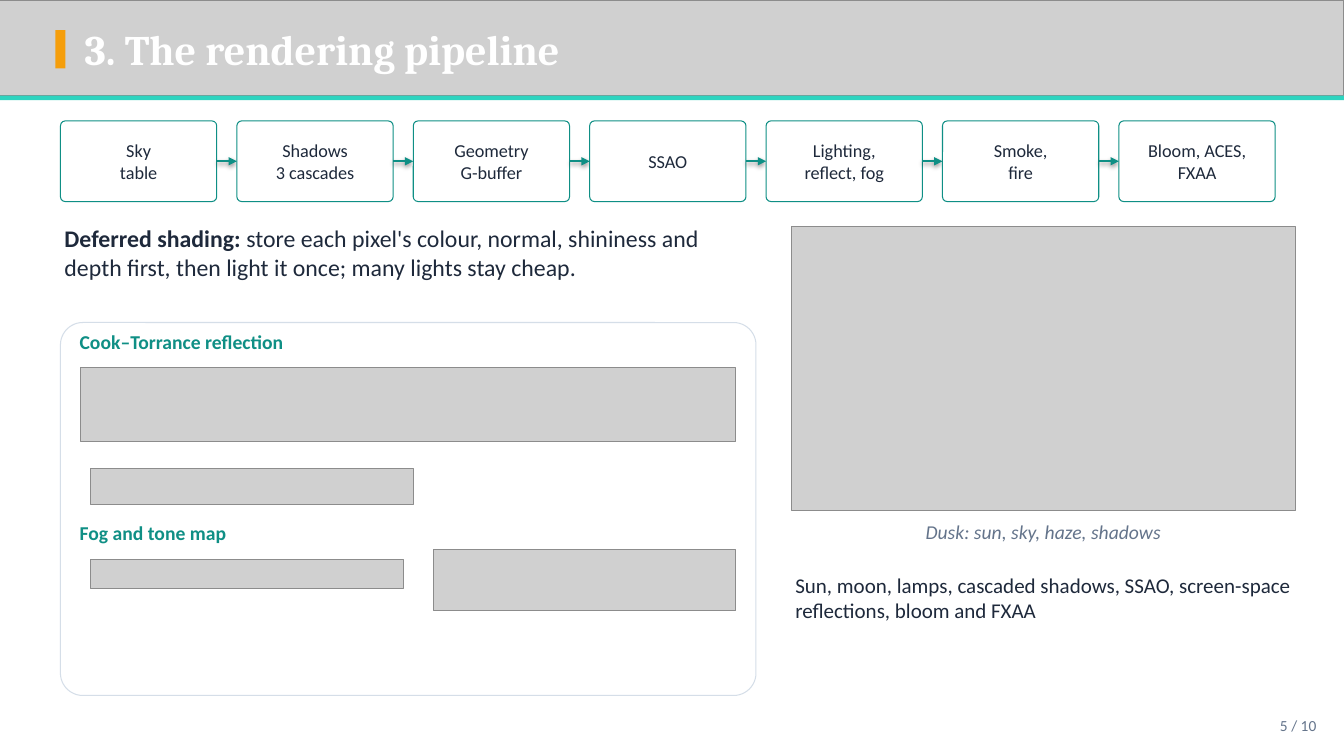
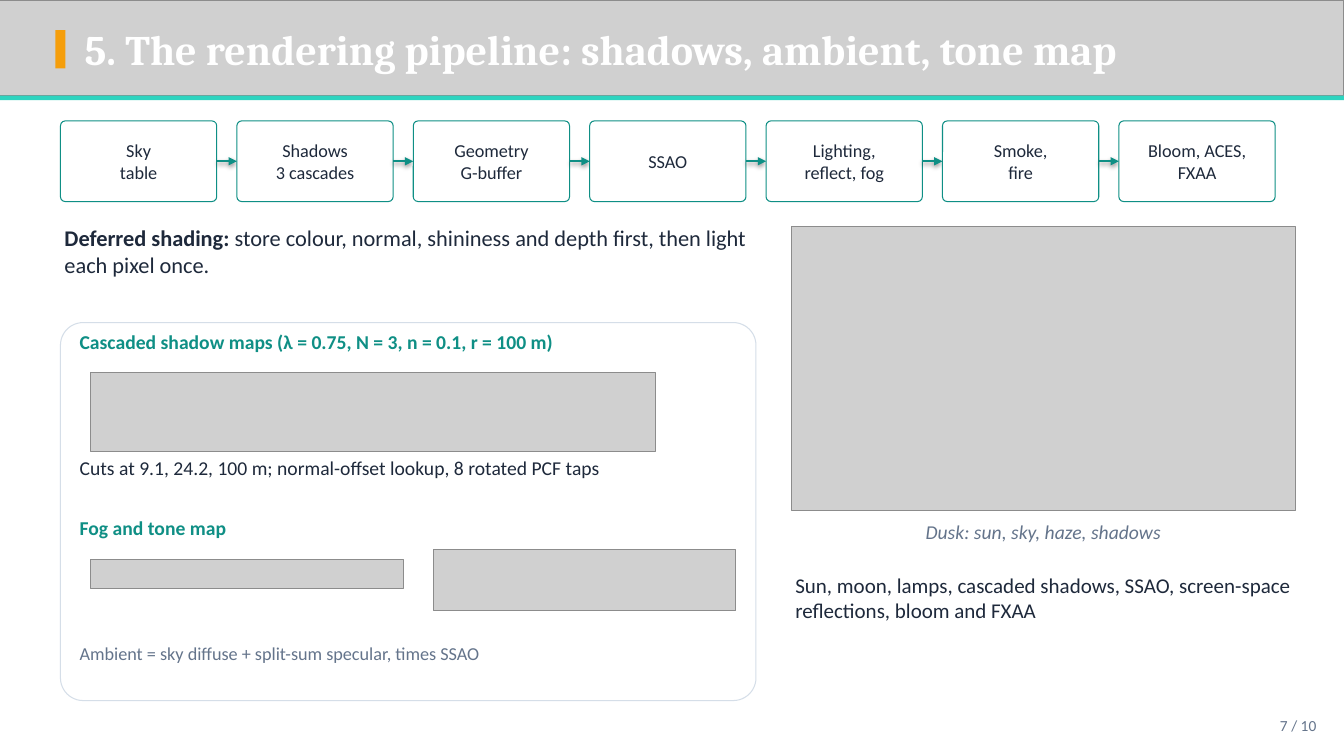
Before and after one commit to ShifatHasanGNS/Sentinel, a slide deck: slide 7 of Docs/Deliverables/Slides/Sentinel_Presentation.pptx (slide 5 before the commit). Drawn at 1344x756 pixels with LibreOffice and Linux fonts; fonts in the diff are those of the drawing; grey boxes stand for pictures; background and template pictures are left out. Boxes give left, top, right and bottom in pixels: in the first picture for what was removed or moved away, otherwise in the second. Text is boxed around its words. In the diff, an @@ line names an element or a change of style, - is before the commit and + after.

```diff
--- a/Docs/Deliverables/Slides/Sentinel_Presentation.pptx
+++ b/Docs/Deliverables/Slides/Sentinel_Presentation.pptx
@@ text at [85, 36, 1116, 74]: text changed @@
-3. The rendering pipeline
+5. The rendering pipeline: shadows, ambient, tone map
@@ text at [64, 230, 746, 277]: text changed; size 17 to 16 pt @@
-Deferred shading: store each pixel's colour, normal, shininess and depth first, then light it once; many lights stay cheap.
+Deferred shading: store colour, normal, shininess and depth first, then light each pixel once.
@@ rounded rectangle: place and size @@
-rounded rectangle at [60, 323, 756, 696]
+rounded rectangle at [60, 323, 756, 701]
@@ text at [80, 334, 553, 352]: text changed @@
-Cook–Torrance reflection
+Cascaded shadow maps (λ = 0.75, N = 3, n = 0.1, r = 100 m)
@@ picture: place and size @@
-picture at [81, 368, 736, 442]
+picture at [91, 373, 655, 452]
@@ text added at [80, 461, 600, 478], 14 pt, text #1E293B @@
+Cuts at 9.1, 24.2, 100 m; normal-offset lookup, 8 rotated PCF taps
@@ picture removed at [91, 469, 413, 505] @@
@@ text "Fog and tone map": place and size @@
-text "Fog and tone map" at [80, 526, 226, 544]
+text "Fog and tone map" at [80, 521, 226, 539]
@@ text added at [80, 647, 479, 663], 13 pt, text #64748B @@
+Ambient = sky diffuse + split-sum specular, times SSAO
@@ text at [1280, 721, 1317, 731]: text changed @@
-5 / 10
+7 / 10
```
Also in this commit, not shown: 3 other slides changed, 2 slides added, 2 slides removed, 23 other files.
